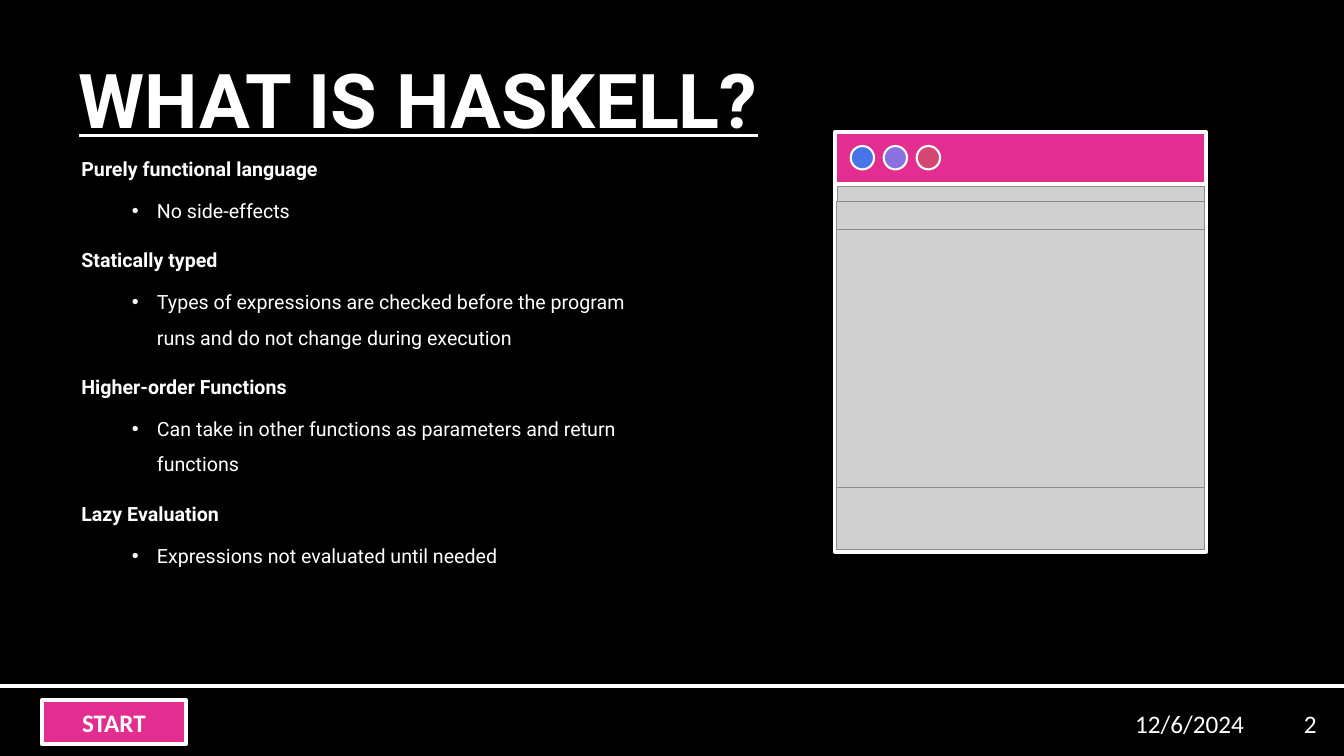
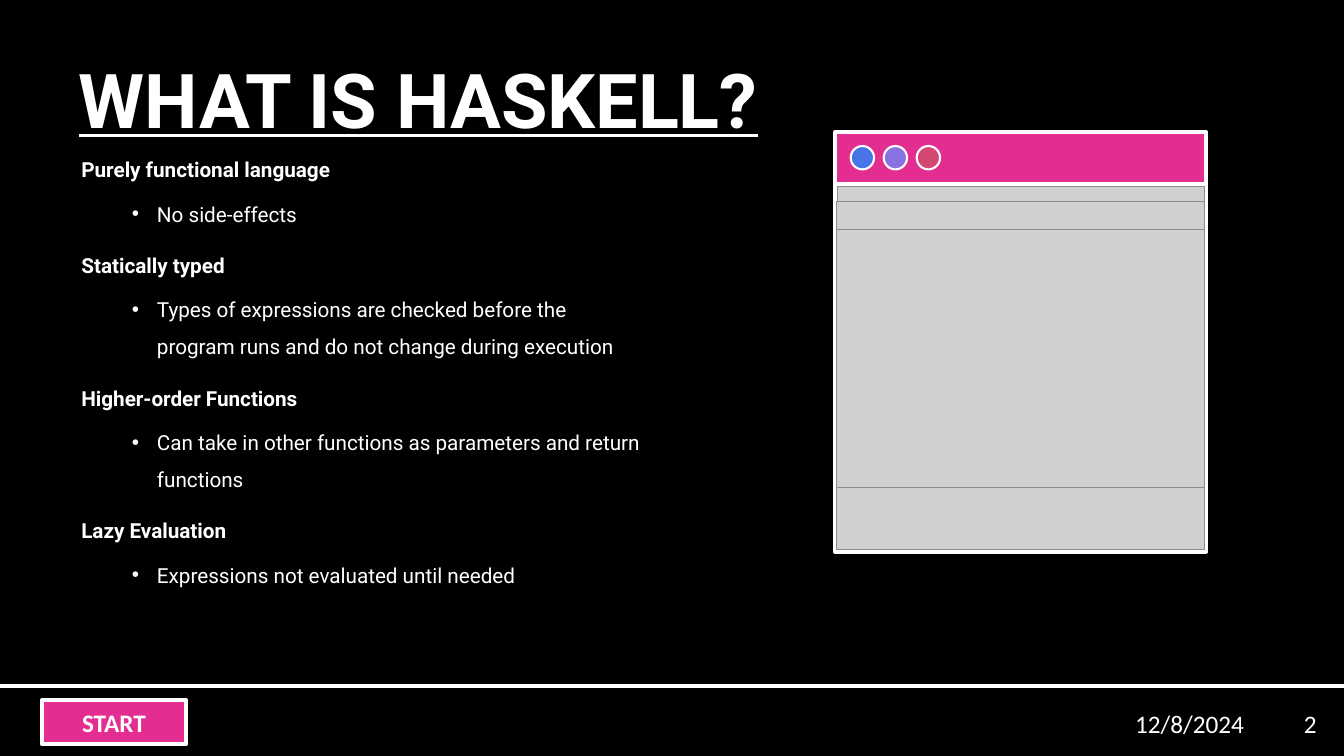
Before and after one commit to elenasx/languages-eeschmitt, a slide deck: slide 2 of presentation/haskell.pptx. Drawn at 1344x756 pixels with LibreOffice and Linux fonts; fonts in the diff are those of the drawing; grey boxes stand for pictures; background and template pictures are left out. Boxes give left, top, right and bottom in pixels: in the first picture for what was removed or moved away, otherwise in the second. Text is boxed around its words. In the diff, an @@ line names an element or a change of style, - is before the commit and + after.

```diff
--- a/presentation/haskell.pptx
+++ b/presentation/haskell.pptx
@@ text "Purely functional language" at (x1=81, y1=161, x2=639, y2=588): size 14 to 14.8 pt @@
@@ text at (x1=1135, y1=715, x2=1244, y2=734): text changed @@
-12/6/2024
+12/8/2024
```
Also in this commit, not shown: 4 other slides changed, 2 slides added, 8 other files.
